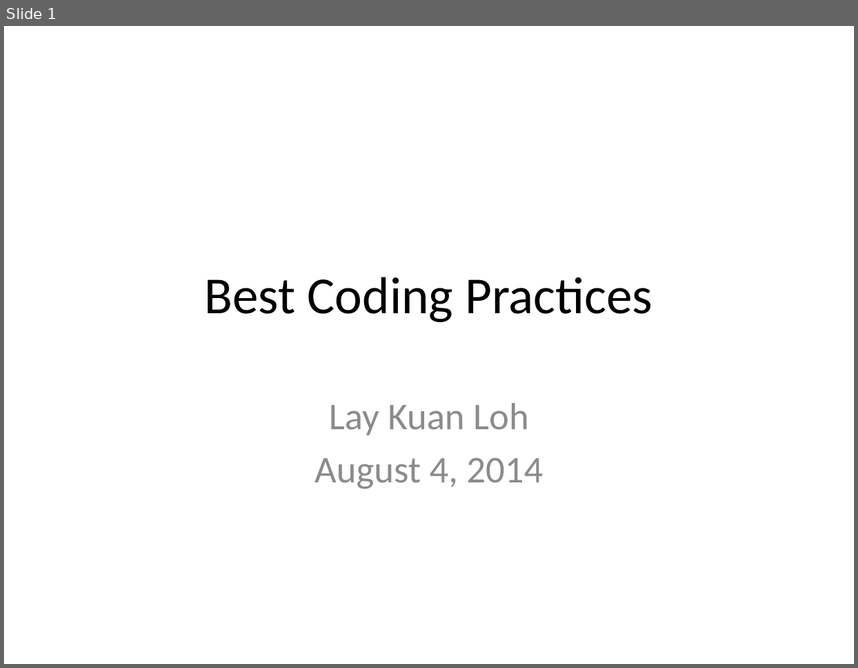
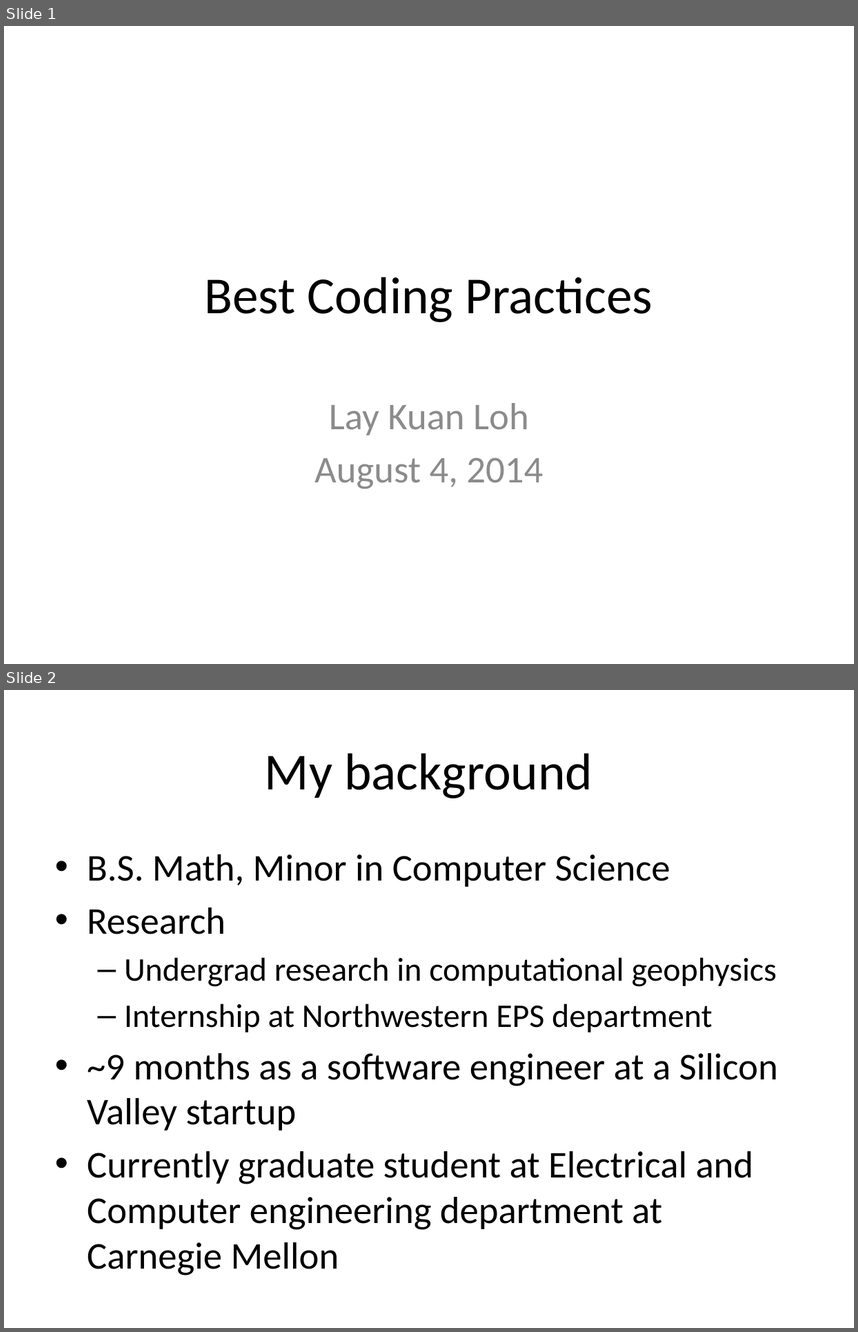
Before and after one commit to lkloh/USArray, a slide deck: BasicsOfCoding/BasicsOfCoding.pptx. Shown one above the other, each under a label of ours: slide 1 before the commit, slides 1 and 2 after it. The pictures are 858x668 and 858x1332 pixels, drawn with LibreOffice and Linux fonts; fonts in the diff are those of the drawing. Boxes give left, top, right and bottom in pixels: in the first picture for what was removed or moved away, otherwise in the second. Text is boxed around its words. In the diff, an @@ line names an element or a change of style, - is before the commit and + after.

```diff
--- a/BasicsOfCoding/BasicsOfCoding.pptx
+++ b/BasicsOfCoding/BasicsOfCoding.pptx
@@ slide 2 added at bbox=[4, 690, 854, 1328], background #FFFFFF @@
@@ title added at bbox=[265, 753, 593, 798], 44 pt, text #000000 @@
+My background
@@ text added at bbox=[87, 854, 778, 1275], 32 pt, text #000000 @@
+• B.S. Math, Minor in Computer Science
+• Research
+  – Undergrad research in computational geophysics
+  – Internship at Northwestern EPS department
+• ~9 months as a software engineer at a Silicon Valley startup
+• Currently graduate student at Electrical and Computer engineering department at Carnegie Mellon
```
Also in this commit, not shown: 2 other slides added, 1 other file.
